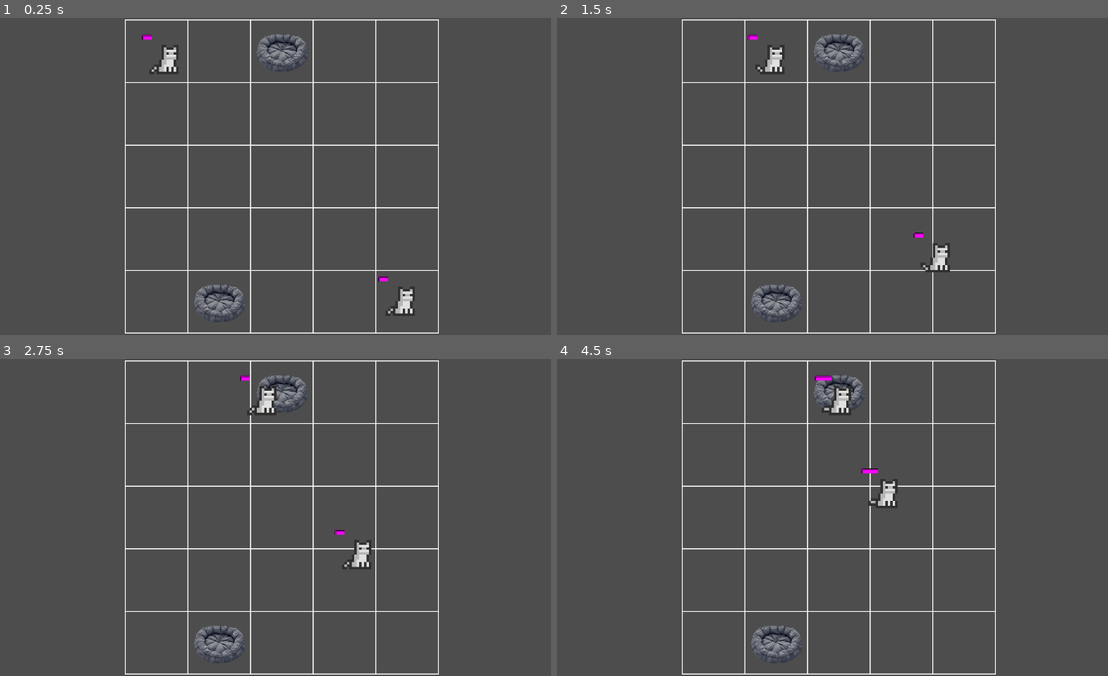
Above: before the commit, frames 1-4 (two rows, left to right).
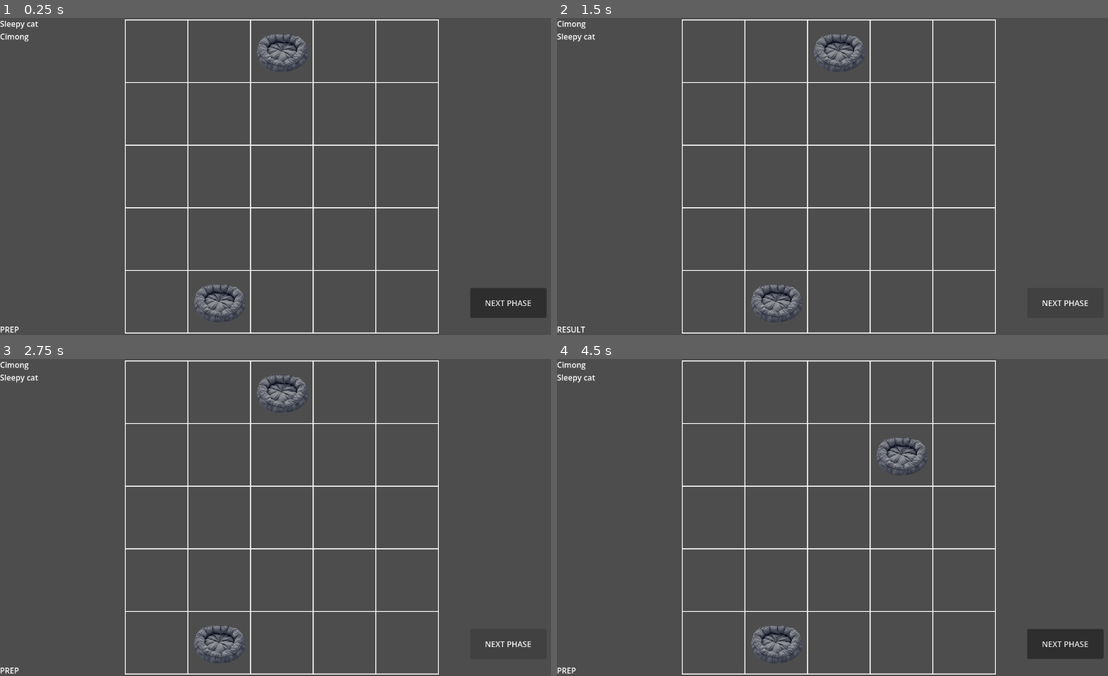
Above: after the commit, the same moments.

Repository: qurreee/cing-care
Game: Godot game, scene res://Scenes/Main.tscn
Same seed, same stepped clock (60 frames per second), same inputs: the game is played once before the commit and once after it.
Inputs (mouse positions are in pixels of both pictures, inside the frame that each line leads up to):
- Up to frame 1 (0.25 s): no input
- Up to frame 2 (1.5 s): click (1063, 303) at 0.5 s, where only the run after the commit has a clickable "NEXT PHASE"; click (1063, 303) at 1.25 s, where only the run after the commit has a clickable "NEXT PHASE"
- Up to frame 3 (2.75 s): click (506, 644) at 2 s, where only the run after the commit has a clickable "NEXT PHASE"
- Up to frame 4 (4.5 s): drag from (915, 546) to (838, 390) at 2.77 s; drag from (838, 390) to (777, 644) at 3.52 s; move the mouse to (893, 447) at 4.27 s; click (893, 447) at 4.42 s

The runs differ from the first frame. In frame 1, 2.1% of the frame differs, in the area x 0-100%, y 0-100%; in frame 2, 0.9%; in frame 3, 0.9%; in frame 4, 3.0%.

Commit message:
Huge Progress
cat and facility Registry
cat rules
GameLoop

day phases done,

Diff:
--- a/Cats/Cat.tscn
+++ b/Cats/Cat.tscn
@@ -61,18 +61,10 @@
 autoplay = "idle"
 
 [node name="NeedComponent" type="Node2D" parent="." unique_id=837980221]
+visible = false
 script = ExtResource("2_52fj1")
 
-[node name="InteractionComponent" type="Node2D" parent="." unique_id=1064727704 node_paths=PackedStringArray("need_comp")]
-script = ExtResource("3_6fl1u")
-need_comp = NodePath("../NeedComponent")
-
-[node name="Area2D" type="Area2D" parent="InteractionComponent" unique_id=347404223]
-
-[node name="CollisionShape2D" type="CollisionShape2D" parent="InteractionComponent/Area2D" unique_id=1672905247]
-shape = SubResource("CircleShape2D_2v165")
-
-[node name="HungerBar" type="TextureProgressBar" parent="." unique_id=1241444250]
+[node name="HungerBar" type="TextureProgressBar" parent="NeedComponent" unique_id=1241444250]
 unique_name_in_owner = true
 offset_left = -50.0
 offset_top = -34.0
@@ -82,9 +74,19 @@
 value = 100.0
 texture_progress = SubResource("PlaceholderTexture2D_6fl1u")
 
-[node name="DecayTimer" type="Timer" parent="." unique_id=414297862]
+[node name="DecayTimer" type="Timer" parent="NeedComponent" unique_id=414297862]
 wait_time = 3.0
 autostart = true
 
+[node name="InteractionComponent" type="Node2D" parent="." unique_id=1064727704 node_paths=PackedStringArray("need_comp")]
+visible = false
+script = ExtResource("3_6fl1u")
+need_comp = NodePath("../NeedComponent")
+
+[node name="Area2D" type="Area2D" parent="InteractionComponent" unique_id=347404223]
+
+[node name="CollisionShape2D" type="CollisionShape2D" parent="InteractionComponent/Area2D" unique_id=1672905247]
+shape = SubResource("CircleShape2D_2v165")
+
+[connection signal="timeout" from="NeedComponent/DecayTimer" to="NeedComponent" method="_on_decay_timer_timeout"]
 [connection signal="input_event" from="InteractionComponent/Area2D" to="InteractionComponent" method="_on_area_2d_input_event"]
-[connection signal="timeout" from="DecayTimer" to="NeedComponent" method="_on_decay_timer_timeout"]
--- /dev/null
+++ b/Cats/CatDatas/Cimong.tres
@@ -0,0 +1,20 @@
+[gd_resource type="Resource" script_class="CatData" format=3 uid="uid://j1mvxv88re42"]
+
+[ext_resource type="Script" uid="uid://bj57em71n7s8f" path="res://Cats/CatRules/cat_rule.gd" id="1_osv3b"]
+[ext_resource type="Script" uid="uid://d1nvjh23asoqc" path="res://Cats/cat_data.gd" id="2_iell5"]
+[ext_resource type="Resource" uid="uid://b53pde7w3ppu0" path="res://Cats/CatRules/NFR_2.tres" id="2_m1hsl"]
+
+[resource]
+script = ExtResource("2_iell5")
+cat_name = "Cimong"
+description = "Likes to sleep near food"
+income_multiplier = 1
+rules = Array[ExtResource("1_osv3b")]([ExtResource("2_m1hsl")])
+need_weights = Dictionary[int, float]({
+0: 1.0,
+1: 1.0,
+2: 1.0,
+3: 10.0,
+4: 1.0
+})
+metadata/_custom_type_script = "uid://d1nvjh23asoqc"
--- /dev/null
+++ b/Cats/CatDatas/cat_registry.tres
@@ -0,0 +1,12 @@
+[gd_resource type="Resource" script_class="CatRegistry" format=3 uid="uid://quh2bosh3gm4"]
+
+[ext_resource type="Script" uid="uid://d1nvjh23asoqc" path="res://Cats/cat_data.gd" id="1_joqtn"]
+[ext_resource type="Script" uid="uid://bfa8pdcopvyyb" path="res://Cats/cat_registry.gd" id="2_lngms"]
+[ext_resource type="Resource" uid="uid://ca7c7mujnna7t" path="res://Cats/CatDatas/playful_cat.tres" id="2_o7lls"]
+[ext_resource type="Resource" uid="uid://bvx5d0hmydqx" path="res://Cats/CatDatas/sleepy_cat.tres" id="3_hpdj6"]
+[ext_resource type="Resource" uid="uid://j1mvxv88re42" path="res://Cats/CatDatas/Cimong.tres" id="4_hpdj6"]
+
+[resource]
+script = ExtResource("2_lngms")
+cats = Array[ExtResource("1_joqtn")]([ExtResource("2_o7lls"), ExtResource("3_hpdj6"), ExtResource("4_hpdj6")])
+metadata/_custom_type_script = "uid://bfa8pdcopvyyb"
--- /dev/null
+++ b/Cats/CatDatas/playful_cat.tres
@@ -0,0 +1,20 @@
+[gd_resource type="Resource" script_class="CatData" format=3 uid="uid://ca7c7mujnna7t"]
+
+[ext_resource type="Script" uid="uid://bj57em71n7s8f" path="res://Cats/CatRules/cat_rule.gd" id="1_eakdd"]
+[ext_resource type="Script" uid="uid://d1nvjh23asoqc" path="res://Cats/cat_data.gd" id="1_ts6dc"]
+[ext_resource type="Resource" uid="uid://d36rxv45glce8" path="res://Cats/CatRules/NFR_1.tres" id="2_cama8"]
+
+[resource]
+script = ExtResource("1_ts6dc")
+cat_name = "palyful cat"
+description = "likes to play, hate sleep near water"
+income_multiplier = 2
+rules = Array[ExtResource("1_eakdd")]([ExtResource("2_cama8")])
+need_weights = Dictionary[int, float]({
+0: 1.0,
+1: 1.0,
+2: 1.0,
+3: 1.0,
+4: 10.0
+})
+metadata/_custom_type_script = "uid://d1nvjh23asoqc"
--- /dev/null
+++ b/Cats/CatDatas/sleepy_cat.tres
@@ -0,0 +1,18 @@
+[gd_resource type="Resource" script_class="CatData" format=3 uid="uid://bvx5d0hmydqx"]
+
+[ext_resource type="Script" uid="uid://bj57em71n7s8f" path="res://Cats/CatRules/cat_rule.gd" id="1_67s20"]
+[ext_resource type="Script" uid="uid://d1nvjh23asoqc" path="res://Cats/cat_data.gd" id="1_ab0ln"]
+[ext_resource type="Resource" uid="uid://d36rxv45glce8" path="res://Cats/CatRules/NFR_1.tres" id="2_hhktt"]
+
+[resource]
+script = ExtResource("1_ab0ln")
+cat_name = "Sleepy cat"
+rules = Array[ExtResource("1_67s20")]([ExtResource("2_hhktt")])
+need_weights = Dictionary[int, float]({
+0: 1.0,
+1: 1.0,
+2: 1.0,
+3: 10.0,
+4: 1.0
+})
+metadata/_custom_type_script = "uid://d1nvjh23asoqc"
--- /dev/null
+++ b/Cats/CatRules/NFR_1.tres
@@ -0,0 +1,11 @@
+[gd_resource type="Resource" script_class="NearFacilityRule" format=3 uid="uid://d36rxv45glce8"]
+
+[ext_resource type="Script" uid="uid://b8kr8gb7mdble" path="res://Cats/CatRules/near_facility_rule.gd" id="1_nxq5k"]
+
+[resource]
+script = ExtResource("1_nxq5k")
+source_facility = 3
+target_facility = 1
+rule_name = "Hate Food when Sleep"
+weight = 3.0
+metadata/_custom_type_script = "uid://b8kr8gb7mdble"
--- /dev/null
+++ b/Cats/CatRules/NFR_2.tres
@@ -0,0 +1,14 @@
+[gd_resource type="Resource" script_class="NearFacilityRule" format=3 uid="uid://b53pde7w3ppu0"]
+
+[ext_resource type="Script" uid="uid://b8kr8gb7mdble" path="res://Cats/CatRules/near_facility_rule.gd" id="1_b1cgd"]
+
+[resource]
+script = ExtResource("1_b1cgd")
+source_facility = 3
+target_facility = 1
+max_distance = 3.0
+rule_name = "Loves Food when Sleep"
+is_negative = false
+weight = 2.0
+reward = 0.0
+metadata/_custom_type_script = "uid://b8kr8gb7mdble"
--- /dev/null
+++ b/Cats/CatRules/cat_rule.gd
@@ -0,0 +1,26 @@
+extends Resource
+class_name CatRule
+
+enum RuleType {
+	NEAR_FACILITY,
+	SAME_CELL_AREA,
+	SEQUENCE,
+
+}
+
+@export var rule_name: String
+@export var type: RuleType
+@export var is_negative: bool = true
+@export var weight: float = 1.0
+@export var reward: float = 0.5
+
+func evaluate(cat: Cat, grid_manager: GridManager) -> float:
+	return 0.0
+
+
+static func cell_distance(from: Vector2i, to: Vector2i) -> int:
+	# Chebyshev - use if cats can move diagonally
+	return maxi(absi(to.x - from.x), absi(to.y - from.y))
+
+	# Manhattan - use if cats move only up/down/left/right
+	# return absi(to.x - from.x) + absi(to.y - from.y)
--- /dev/null
+++ b/Cats/CatRules/near_facility_rule.gd
@@ -0,0 +1,32 @@
+extends CatRule
+class_name NearFacilityRule
+
+@export var source_facility: Enums.Needs
+@export var target_facility: Enums.Needs
+@export var max_distance: float = 2.0
+
+func evaluate(cat: Cat, grid_manager: GridManager) -> float:
+	var source_cell = cat.current_cell #Vector2i
+	var target_cells = grid_manager.get_facilities_by_type(target_facility) #Array[Facility] (Facility.cell)
+
+	if target_cells.is_empty():
+		return 0.0
+
+	var min_dist = INF
+	for facility in target_cells:
+		var d = cell_distance(source_cell, facility.cell)
+		if d < min_dist:
+			min_dist = d
+			print(min_dist)
+
+	if min_dist <= max_distance:
+		return -weight if is_negative else weight   # condition MET
+	else:
+		return reward if is_negative else -reward   # condition NOT met
+
+	#is_negative: true
+	#weight: 1.0       # punish when food IS near water
+	#reward: 0.5       # reward when food is NOT near water
+	#is_negative: false
+	#weight: 1.0       # reward when bed IS near window
+	#reward: 0.0       # no penalty when it isn't (just neutral)
--- a/Cats/cat.gd
+++ b/Cats/cat.gd
@@ -1,71 +1,88 @@
 extends CharacterBody2D
 class_name Cat
 
-var current_facility: Facility = null
-var target_cell: Vector2
+var data: CatData
+
+var current_cell: Vector2i
+var target_cell: Vector2i
+var target_pos: Vector2
 
 var MOVE_SPEED: float = 80.0
 var is_moving: bool = false
 
-
+var use_duration: float = 3.0  # how long cat uses a facility
+var use_timer: float = 0.0
+signal facility_use_finished(cat: Cat)
 
 var state: State = State.IDLE
 enum State {
 	IDLE,
 	WALKING,
 	USING_FACILITY,
+	DONE_USING,
 	UNHAPPY
 }
 
 var prev_need: Enums.Needs = Enums.Needs.FREE
 var current_need: Enums.Needs
 
-var need_weights : Dictionary[Enums.Needs, float]= {
-	Enums.Needs.FOOD: 10.0,
-	Enums.Needs.WATER: 1.0,
-	Enums.Needs.SLEEP: 10.0,
-	Enums.Needs.PLAY: 1.0
-}
+func setup(cat_data: CatData) -> void:
+	data = cat_data
 
 func think(grid_manager: GridManager) -> void:
 	get_weighted_need()
 	var target :Array = grid_manager.get_facilities_by_type(current_need)
-	print(target)
 
 	if target:
-		move_to(grid_manager.get_cell_center(target[0].cell))
+		move_to(target[0].cell, grid_manager.get_cell_center(target[0].cell))
 
-func move_to(cell: Vector2) -> void:
+func move_to(cell: Vector2i, pos: Vector2) -> void:
 	target_cell = cell
+	target_pos = pos
 	is_moving = true
 	state = State.WALKING
 
 func _process(delta: float) -> void:
 	if is_moving:
-		position = position.move_toward(target_cell, MOVE_SPEED * delta)
-		if position.is_equal_approx(target_cell):
+		position = position.move_toward(target_pos, MOVE_SPEED * delta)
+		if position.is_equal_approx(target_pos):
 			is_moving = false
 			state = State.IDLE
 			on_arrived()
 
+	if state == State.USING_FACILITY:
+		use_timer -= delta
+		if use_timer <= 0.0:
+			state = State.DONE_USING
+			emit_signal("facility_use_finished", self)
+
 func on_arrived() -> void:
 	state = State.USING_FACILITY
-
+	use_timer = use_duration
+	current_cell = target_cell
+	target_cell = Vector2i(-1, -1)
 
 func get_weighted_need() -> void:
 	var total_weight := 0.0
 
-	for w in need_weights.values():
+	for w in data.need_weights.values():
 		total_weight += w
 
 	var roll = randf() * total_weight
 	var cumulative := 0.0
 
-	for need in need_weights:
-		cumulative += need_weights[need]
+	for need in data.need_weights:
+		cumulative += data.need_weights[need]
 
 		if roll <= cumulative:
 			prev_need = current_need
 			current_need = need
 			return
 	print(current_need)
+
+func calculate_score(grid_manager: GridManager) -> float:
+	var score : float = 0.0
+	for rule in data.rules:
+		score += rule.evaluate(self, grid_manager)
+	print(score, " calc")
+	return score
--- /dev/null
+++ b/Cats/cat_data.gd
@@ -0,0 +1,16 @@
+extends Resource
+class_name CatData
+
+@export var cat_name: String
+@export var description: String
+@export var income_multiplier: int
+@export var rules: Array[CatRule]
+#multiplier etc
+
+@export var need_weights: Dictionary[Enums.Needs, float] = {
+	Enums.Needs.FREE: 1.0,
+	Enums.Needs.FOOD: 1.0,
+	Enums.Needs.WATER: 1.0,
+	Enums.Needs.SLEEP: 1.0,
+	Enums.Needs.PLAY: 1.0,
+}
--- /dev/null
+++ b/Cats/cat_registry.gd
@@ -0,0 +1,4 @@
+extends Resource
+class_name CatRegistry
+
+@export var cats: Array[CatData] = []
--- a/Cats/need_component.gd
+++ b/Cats/need_component.gd
@@ -10,7 +10,6 @@
 func _ready() -> void:
 	hunger_bar.max_value = MAX_HUNGER
 	hunger_bar.value = hunger
-	print(hunger_bar.value)
 
 #feed
 func feed(amount: int)-> void:
@@ -26,4 +25,3 @@
 	hunger -= DECAY
 	hunger = clamp(hunger, 0, MAX_HUNGER)
 	hunger_bar.value = hunger
-	print(hunger)
--- /dev/null
+++ b/Globals/game_loop.gd
@@ -0,0 +1,28 @@
+extends Node
+
+enum Phase {
+	PREP,
+	DAY,
+	RESULT
+}
+
+var current_phase: Phase = Phase.PREP
+var day_number: int = 1
+var day_timer: float = 60.0
+
+signal phase_changed(phase: Phase)
+
+
+func start_day() -> void:
+	GameManager.generate_day()
+	current_phase = Phase.DAY
+	phase_changed.emit(Phase.DAY)
+
+func end_day() -> void:
+	current_phase = Phase.RESULT
+	phase_changed.emit(Phase.RESULT)
+
+func next_day() -> void:
+	day_number += 1
+	current_phase = Phase.PREP
+	phase_changed.emit(Phase.PREP)
--- a/Globals/game_manager.gd
+++ b/Globals/game_manager.gd
@@ -1,4 +1,13 @@
 extends Node
+
+var cat_registry: CatRegistry = preload("res://Cats/CatDatas/cat_registry.tres")
+var facility_registry: FacilityRegistry = preload("res://Scenes/Facilities/FacilityDatas/facility_registry.tres")
+
+
+var todays_cats: Array[CatData] = []
+var day_number: int = 1
+var day_score: float = 0.0
+
 
 #facility unlocked
 const DEFAULT_FACILITIES: Dictionary[String, bool] = {
@@ -12,10 +21,32 @@
 
 func _ready() -> void:
 	owned_facilities = DEFAULT_FACILITIES.duplicate()
-
+	generate_day()
 	#debug
 	#for k in owned_facilities:
 		#print("game manager", k, owned_facilities[k])
 
 func is_facility_owned(facility_id: String) -> bool:
 	return owned_facilities.get(facility_id, false)
+
+func unlock_facility(facility_id: String) -> void:
+	if owned_facilities.has(facility_id):
+		owned_facilities[facility_id] = true
+	else:
+		push_warning("unknown id : ", facility_id)
+
+func get_owned_facility_datas() -> Array[FacilityData]:
+	var result: Array[FacilityData] = []
+
+	for facility in facility_registry.facilities:
+		if is_facility_owned(facility.id):
+			result.append(facility)
+
+	return result
+
+
+func generate_day() -> void:
+	todays_cats.clear()
+	var pool = cat_registry.cats.duplicate()
+	pool.shuffle()
+	todays_cats = pool.slice(0, 2)
--- /dev/null
+++ b/Scenes/Facilities/FacilityDatas/facility_registry.tres
@@ -0,0 +1,11 @@
+[gd_resource type="Resource" script_class="FacilityRegistry" format=3 uid="uid://cc2kyllnf6nt1"]
+
+[ext_resource type="Script" uid="uid://ct72lyy22rdg" path="res://Scenes/Facilities/facility_data.gd" id="1_0uwts"]
+[ext_resource type="Script" uid="uid://bagneqj1n6801" path="res://Scenes/Facilities/facility_registry.gd" id="2_rcj6t"]
+[ext_resource type="Resource" uid="uid://d1m184q5y7tv1" path="res://Scenes/Facilities/FacilityDatas/catbed.tres" id="2_s3xaj"]
+[ext_resource type="Resource" uid="uid://dbj1iiv3vvbc1" path="res://Scenes/Facilities/FacilityDatas/feeding_station.tres" id="3_4l22o"]
+
+[resource]
+script = ExtResource("2_rcj6t")
+facilities = Array[ExtResource("1_0uwts")]([ExtResource("2_s3xaj"), ExtResource("3_4l22o")])
+metadata/_custom_type_script = "uid://bagneqj1n6801"
--- a/Scenes/Facilities/facility.gd
+++ b/Scenes/Facilities/facility.gd
@@ -4,6 +4,7 @@
 @export var data: FacilityData
 var cell: Vector2i
 
+var is_held: bool = false
 
 func _ready() -> void:
 	pass
@@ -11,3 +12,7 @@
 func setup(facility_data: FacilityData, facility_cell: Vector2i) -> void:
 	data = facility_data
 	cell = facility_cell
+
+func _process(delta: float) -> void:
+	if is_held:
+		global_position = get_global_mouse_position()
--- /dev/null
+++ b/Scenes/Facilities/facility_registry.gd
@@ -0,0 +1,4 @@
+extends Resource
+class_name FacilityRegistry
+
+@export var facilities: Array[FacilityData] = []
--- a/Scenes/Main.tscn
+++ b/Scenes/Main.tscn
@@ -2,9 +2,6 @@
 
 [ext_resource type="Script" uid="uid://b04gylem30a7v" path="res://Scenes/main.gd" id="1_idj7w"]
 [ext_resource type="PackedScene" uid="uid://cx0s2nut0ha66" path="res://Scenes/GridManager.tscn" id="1_r150o"]
-[ext_resource type="Script" uid="uid://ct72lyy22rdg" path="res://Scenes/Facilities/facility_data.gd" id="2_kln2b"]
-[ext_resource type="Resource" uid="uid://dbj1iiv3vvbc1" path="res://Scenes/Facilities/FacilityDatas/feeding_station.tres" id="3_rgh2o"]
-[ext_resource type="Resource" uid="uid://d1m184q5y7tv1" path="res://Scenes/Facilities/FacilityDatas/catbed.tres" id="4_pbw6q"]
 [ext_resource type="Script" uid="uid://b5j5r6h8dkuac" path="res://UI/camera_2d.gd" id="6_v1gob"]
 [ext_resource type="Script" uid="uid://b3w3tmcry2ng1" path="res://Scenes/facility_manager.gd" id="7_bmxlf"]
 [ext_resource type="PackedScene" uid="uid://bl3g4h7yq5gm7" path="res://Cats/Cat.tscn" id="7_jw32o"]
@@ -19,7 +16,6 @@
 
 [node name="FacilityManager" type="Node2D" parent="." unique_id=1830920807]
 script = ExtResource("7_bmxlf")
-facilities = Array[ExtResource("2_kln2b")]([ExtResource("3_rgh2o"), ExtResource("4_pbw6q")])
 facility_scene = ExtResource("8_50glp")
 
 [node name="Camera2D" type="Camera2D" parent="." unique_id=405965849]
@@ -28,3 +24,45 @@
 [node name="CatManager" type="Node2D" parent="." unique_id=1765479745]
 script = ExtResource("9_vy5pj")
 cat_scene = ExtResource("7_jw32o")
+
+[node name="CanvasLayer" type="CanvasLayer" parent="." unique_id=147631340]
+
+[node name="UI" type="Control" parent="CanvasLayer" unique_id=459843587]
+layout_mode = 3
+anchors_preset = 15
+anchor_right = 1.0
+anchor_bottom = 1.0
+grow_horizontal = 2
+grow_vertical = 2
+
+[node name="NextPhase Button" type="Button" parent="CanvasLayer/UI" unique_id=190799656]
+layout_mode = 1
+anchors_preset = 3
+anchor_left = 1.0
+anchor_top = 1.0
+anchor_right = 1.0
+anchor_bottom = 1.0
+offset_left = -191.0
+offset_top = -96.0
+offset_right = -35.0
+offset_bottom = -35.0
+grow_horizontal = 0
+grow_vertical = 0
+text = "NEXT PHASE"
+
+[node name="CatList" type="Label" parent="CanvasLayer/UI" unique_id=1589966867]
+layout_mode = 0
+offset_right = 40.0
+offset_bottom = 23.0
+
+[node name="DayPhase" type="Label" parent="CanvasLayer/UI" unique_id=1310979849]
+layout_mode = 1
+anchors_preset = 2
+anchor_top = 1.0
+anchor_bottom = 1.0
+offset_top = -23.0
+offset_right = 40.0
+grow_vertical = 0
+text = "PREP"
+
+[connection signal="pressed" from="CanvasLayer/UI/NextPhase Button" to="." method="_on_next_phase_button_pressed"]
--- a/Scenes/cat_manager.gd
+++ b/Scenes/cat_manager.gd
@@ -1,19 +1,16 @@
 extends Node2D
 class_name CatManager
 
-@export var cats: Array[Cat] =[]
+var cat_datas: Array[CatData] = []
+var cats: Array[Cat] =[]
 @export var cat_scene: PackedScene
 
 @onready var grid_manager: GridManager = $"../GridManager"
 
+var day_score: float = 0.0
+
 func _ready() -> void:
-	for i in 2:
-		var new_cat = cat_scene.instantiate()
-		add_child(new_cat)
-		cats.append(new_cat)
-		place_cat(new_cat)
-
-	cat_action()
+	GameLoop.phase_changed.connect(_on_phase_changed)
 
 func place_cat(cat: Cat) -> void:
 	var cell = grid_manager.rand_cell()
@@ -21,13 +18,34 @@
 	var pos = grid_manager.get_cell_center(cell)
 	cat.position = pos
 
-func _test_move() -> void:
-	for cell in grid_manager.grid:
-		var facility = grid_manager.grid[cell]
-		if facility.data.id == "feeding_station":
-			cats[0].move_to(grid_manager.get_cell_center(facility.cell))
-			return
-
 func cat_action() -> void:
 	for c in cats:
 		c.think(grid_manager)
+
+func _on_facility_use_finished(cat: Cat) -> void:
+	var score = cat.calculate_score(grid_manager)
+	day_score += score
+	cat.state = Cat.State.IDLE
+	print(cat.data.cat_name,": daySCORE ", day_score)
+
+func _on_phase_changed(phase: GameLoop.Phase) -> void:
+	if phase == GameLoop.Phase.DAY:
+		cat_datas = GameManager.todays_cats
+		spawn_cats()
+		cat_action()
+	elif phase == GameLoop.Phase.RESULT:
+		clear_cats()
+
+func spawn_cats() -> void:
+	for cat in cat_datas:
+		var new_cat: Cat = cat_scene.instantiate()
+		new_cat.setup(cat)
+		new_cat.facility_use_finished.connect(_on_facility_use_finished)
+		add_child(new_cat)
+		cats.append(new_cat)
+		place_cat(new_cat)
+
+func clear_cats() -> void:
+	for c in cats:
+		c.queue_free()
+	cats.clear()
--- a/Scenes/facility_manager.gd
+++ b/Scenes/facility_manager.gd
@@ -1,20 +1,46 @@
 extends Node2D
 class_name FacilityManager
 
-@export var facilities: Array[FacilityData]
 var owned_facilities: Array[FacilityData]
 @export var facility_scene: PackedScene
 @onready var grid_manager: GridManager = $"../GridManager"
 
 
+var held_facility: Facility = null
+var held_from_cell: Vector2i
+var has_spawned: bool = false
+
 func _ready() -> void:
-	for facility in facilities:
-		if GameManager.is_facility_owned(facility.id):
-			owned_facilities.append(facility)
+	GameLoop.phase_changed.connect(_on_phase_changed)
+	_on_phase_changed(GameLoop.Phase.PREP)
 
-	for f in owned_facilities:
-		place_facility(f)
+func _on_phase_changed(phase: GameLoop.Phase) -> void:
+	if phase == GameLoop.Phase.PREP and not has_spawned:
+		spawn_facilities(GameManager.get_owned_facility_datas())
+		has_spawned = true
 
+func spawn_facilities(facility_datas: Array[FacilityData]) -> void:
+	for data in facility_datas:
+		place_facility(data)
+
+
+func _input(event: InputEvent) -> void:
+	if GameLoop.current_phase != GameLoop.Phase.PREP:
+		return
+	if not event is InputEventMouseButton:
+		return
+	if event.button_index != MOUSE_BUTTON_LEFT or not event.pressed:
+		return
+
+	if held_facility:
+		# second click — drop
+		var cell = grid_manager.world_to_grid(get_global_mouse_position())
+		drop_at(cell)
+	else:
+		# first click — try pick up
+		var cell = grid_manager.world_to_grid(get_global_mouse_position())
+		if grid_manager.grid.has(cell):
+			pick_up(grid_manager.grid[cell])
 
 func place_facility(facility: FacilityData) -> void:
 	var cell = grid_manager.rand_cell()
@@ -26,3 +52,23 @@
 	instance.setup(facility, cell)
 	grid_manager.place_facility(cell, instance)
 	print("placed facilty ", facility.facility_name, " ", cell)
+
+func add_facility(facility_data: FacilityData) -> void:
+	place_facility(facility_data)
+
+func pick_up(facility: Facility) -> void:
+	held_facility = facility
+	held_from_cell = facility.cell
+	held_facility.is_held = true
+	grid_manager.grid.erase(held_from_cell)
+	print("picked Up ",held_facility.data.facility_name, " ", held_facility.is_held )
+
+func drop_at(cell: Vector2i) -> void:
+	held_facility.is_held = false
+	if grid_manager.is_cell_free(cell):
+		grid_manager.place_facility(cell, held_facility)
+		held_facility.setup(held_facility.data, cell)
+	else:
+		grid_manager.place_facility(held_from_cell, held_facility)
+		held_facility.setup(held_facility.data, held_from_cell)
+	held_facility = null
--- a/Scenes/grid_manager.gd
+++ b/Scenes/grid_manager.gd
@@ -41,7 +41,6 @@
 	var pos = get_cell_center(cell)
 	grid[cell].position = pos
 
-
 func move_facility() -> void:
 	pass
 
@@ -64,8 +63,6 @@
 			var rect = Rect2(pos, Vector2(CELL_SIZE, CELL_SIZE))
 
 			draw_rect(rect, Color.WHITE, false, 2.0)
-
-
 
 func grid_to_world(pos: Vector2i) -> Vector2:
 	return GRID_ORIGIN +  Vector2(pos) * CELL_SIZE
@@ -110,3 +107,5 @@
 			result.append(facility)
 
 	return result
+
+#func search_facility_pos() ->
--- a/Scenes/main.gd
+++ b/Scenes/main.gd
@@ -1,6 +1,27 @@
 extends Node2D
 
 @onready var grid_manager: GridManager = $GridManager
+@onready var cat_list: Label = $CanvasLayer/UI/CatList
+@onready var day_phase: Label = $CanvasLayer/UI/DayPhase
 
 func _ready() -> void:
-	pass
+	update_label()
+
+func _on_next_phase_button_pressed() -> void:
+	if GameLoop.current_phase == GameLoop.Phase.PREP:
+		GameLoop.start_day()
+		update_label()
+		day_phase.text = "DAY"
+	elif GameLoop.current_phase == GameLoop.Phase.DAY:
+		GameLoop.end_day()
+		day_phase.text = "RESULT"
+	elif GameLoop.current_phase == GameLoop.Phase.RESULT:
+		GameLoop.next_day()
+		day_phase.text = "PREP"
+
+
+func update_label() -> void:
+	var list: String = ""
+	for cat in GameManager.todays_cats:
+		list += cat.cat_name + "\n"
+	cat_list.text = list
--- a/project.godot
+++ b/project.godot
@@ -19,6 +19,13 @@
 
 GameManager="*uid://w3bhmlymi4l3"
 Enums="*uid://detxd7cn4phbf"
+GameLoop="*uid://c47udxru7ghsn"
+
+[file_customization]
+
+folder_colors={
+"res://Cats/CatDatas/": "yellow"
+}
 
 [physics]
 
Not shown, added: Cats/CatRules/cat_rule.gd.uid
Not shown, added: Cats/CatRules/near_facility_rule.gd.uid
Not shown, added: Cats/cat_data.gd.uid
Not shown, added: Cats/cat_registry.gd.uid
Not shown, added: Globals/game_loop.gd.uid
Not shown, added: Scenes/Facilities/facility_registry.gd.uid
